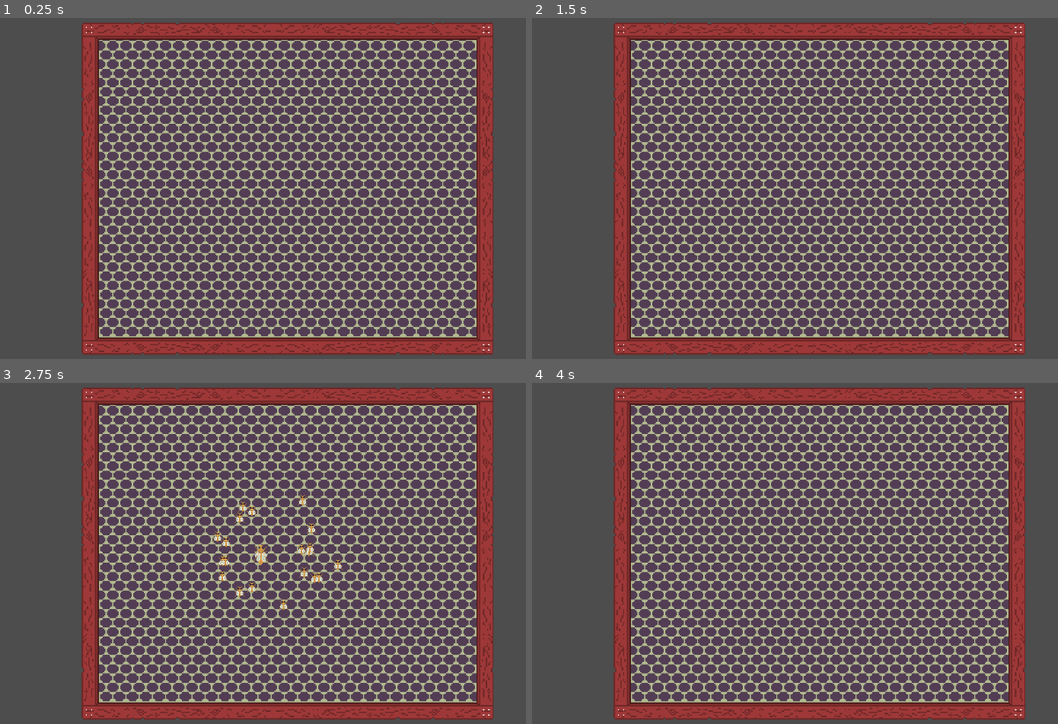
Above: before the commit, frames 1-4 (two rows, left to right).
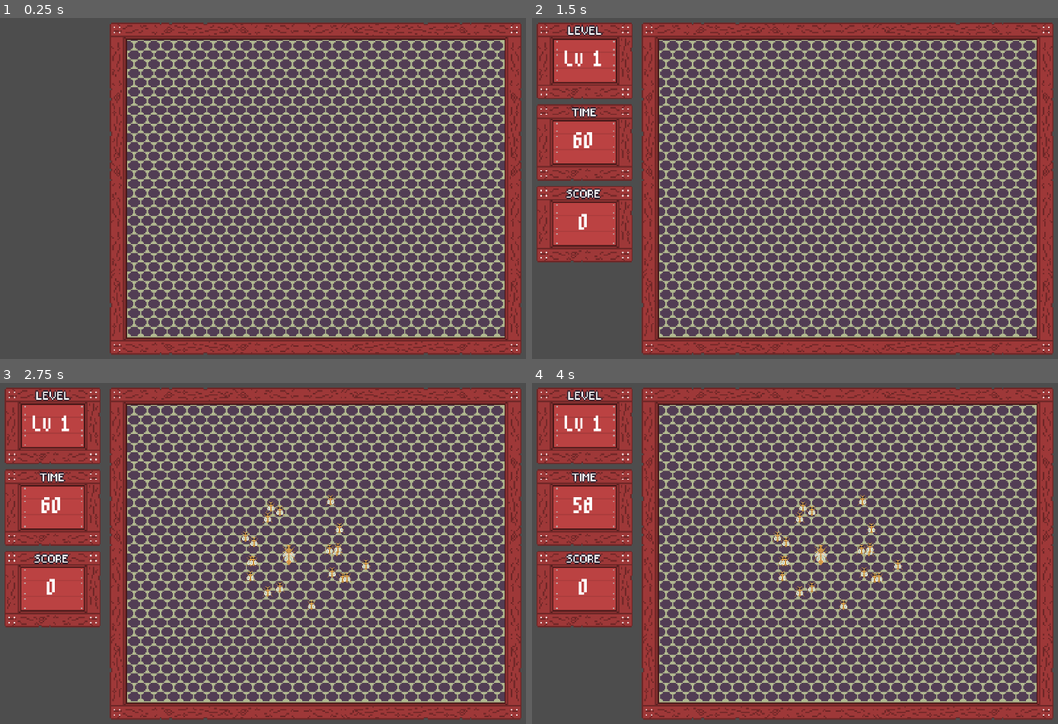
Above: after the commit, the same moments.

Repository: FherRodz/find-the-queen
Game: Godot game, scene res://main.tscn
The game is run twice, just before and just after one commit, with the same random seed, the same clock (stepped at 60 frames per second) and the same inputs.
Inputs (mouse positions are in pixels of both pictures, inside the frame that each line leads up to):
- Up to frame 1 (0.25 s): no input
- Up to frame 2 (1.5 s): tap Enter (new_game) at 0.5, 1.35 s; move the mouse to (958, 171) at 0.52 s; hold Enter (new_game) 0.53-1.28 s; hold Right (ui_right) from 0.53 s (still down); click (958, 171) at 0.67 s; tap Space at 1.25 s; move the mouse to (700, 205) at 1.27 s; click (700, 205) at 1.42 s
- Up to frame 3 (2.75 s): tap Enter (new_game) at 2 s; move the mouse to (352, 478) at 2.02 s; release Right (ui_right) at 2.03 s; hold Left (ui_left) from 2.03 s (still down); hold Enter (new_game) from 2.03 s (still down); click (352, 478) at 2.17 s
- Up to frame 4 (4 s): move the mouse to (795, 553) at 2.77 s; release Left (ui_left) at 2.78 s; release Enter (new_game) at 2.78 s; hold Right (ui_right) from 2.78 s (still down); tap Enter (new_game) at 2.85 s; click (795, 553) at 2.92 s; tap Space at 3.5 s; move the mouse to (1005, 604) at 3.52 s; hold Enter (new_game) from 3.53 s (still down); click (1005, 604) at 3.67 s

The runs differ from the first frame. In frame 1, 31% of the frame differs, in the area x 15-100%, y 1-99%; in frame 2, 40%; in frame 3, 41%, in the area x 0-100%, y 1-99%; in frame 4, 40%.

Commit message:
Added UI for game stats

Diff:
--- /dev/null
+++ b/game_stats_hud.gd
@@ -0,0 +1,23 @@
+extends Control
+
+@onready var score_box := $VBoxContainer/Score
+@onready var level_box := $VBoxContainer/Level
+@onready var time_box  := $VBoxContainer/Time
+
+# Called when the node enters the scene tree for the first time.
+func _ready() -> void:
+	pass # Replace with function body.
+
+
+# Called every frame. 'delta' is the elapsed time since the previous frame.
+func _process(delta: float) -> void:
+	pass
+
+func update_score(value: int):
+	score_box.set_value(str(value))
+
+func update_level(value: int):
+	level_box.set_value("Lv " + str(value))
+
+func update_time(seconds: int):
+	time_box.set_value(str(seconds))
--- /dev/null
+++ b/game_stats_hud.tscn
@@ -0,0 +1,32 @@
+[gd_scene format=3 uid="uid://dsoswcnynriun"]
+
+[ext_resource type="PackedScene" uid="uid://k3so20554l7" path="res://hud_info_box.tscn" id="1_chy22"]
+[ext_resource type="Script" uid="uid://qnf4wihgi2ae" path="res://game_stats_hud.gd" id="1_nvbob"]
+[ext_resource type="Texture2D" uid="uid://qlgpijdao1ad" path="res://assets/ui-level-box.png" id="2_nvbob"]
+[ext_resource type="Texture2D" uid="uid://c1bcryuk23qr4" path="res://assets/ui-time-box.png" id="3_5at2t"]
+[ext_resource type="Texture2D" uid="uid://ro5r8bf7buw7" path="res://assets/ui-score-box.png" id="4_dqivv"]
+
+[node name="GameStatsHUD" type="Control" unique_id=1495035985]
+custom_minimum_size = Vector2(73, 182)
+layout_direction = 2
+layout_mode = 3
+anchors_preset = 0
+script = ExtResource("1_nvbob")
+
+[node name="VBoxContainer" type="VBoxContainer" parent="." unique_id=1277275403]
+layout_mode = 0
+offset_right = 40.0
+offset_bottom = 40.0
+
+[node name="Level" parent="VBoxContainer" unique_id=897649058 instance=ExtResource("1_chy22")]
+layout_mode = 2
+box_texture = ExtResource("2_nvbob")
+initial_text = "1"
+
+[node name="Time" parent="VBoxContainer" unique_id=1618598388 instance=ExtResource("1_chy22")]
+layout_mode = 2
+box_texture = ExtResource("3_5at2t")
+
+[node name="Score" parent="VBoxContainer" unique_id=73224715 instance=ExtResource("1_chy22")]
+layout_mode = 2
+box_texture = ExtResource("4_dqivv")
--- /dev/null
+++ b/hud_info_box.gd
@@ -0,0 +1,14 @@
+extends Control
+
+@export var box_texture: Texture2D
+@export var initial_text: String = "000"
+
+@onready var background := $TextureRect
+@onready var label := $Label
+
+func _ready():
+	background.texture = box_texture
+	label.text = initial_text
+
+func set_value(value: String):
+	label.text = value
--- /dev/null
+++ b/hud_info_box.tscn
@@ -0,0 +1,35 @@
+[gd_scene format=3 uid="uid://k3so20554l7"]
+
+[ext_resource type="Script" uid="uid://dunel1jyfg6so" path="res://hud_info_box.gd" id="1_ukr3k"]
+[ext_resource type="FontFile" uid="uid://o6x5jg8xrdc0" path="res://assets/fonts/LowGothic_8x10_Regular.ttf" id="2_2p67x"]
+
+[node name="HUDInfoBox" type="Control" unique_id=897649058]
+custom_minimum_size = Vector2(73, 58)
+layout_mode = 3
+anchors_preset = 0
+offset_right = 73.0
+offset_bottom = 58.0
+script = ExtResource("1_ukr3k")
+
+[node name="TextureRect" type="TextureRect" parent="." unique_id=1512303763]
+layout_mode = 1
+anchors_preset = 15
+anchor_right = 1.0
+anchor_bottom = 1.0
+grow_horizontal = 2
+grow_vertical = 2
+mouse_filter = 2
+stretch_mode = 2
+
+[node name="Label" type="Label" parent="." unique_id=1524619228]
+layout_mode = 0
+offset_left = 22.0
+offset_top = 21.0
+offset_right = 50.0
+offset_bottom = 37.0
+grow_horizontal = 2
+grow_vertical = 2
+theme_override_fonts/font = ExtResource("2_2p67x")
+theme_override_font_sizes/font_size = 16
+horizontal_alignment = 1
+vertical_alignment = 1
--- a/main.gd
+++ b/main.gd
@@ -2,25 +2,29 @@
 @export var queen_bee_scene: PackedScene
 @export var drone_bee_scene: PackedScene
 @onready var game_state_manager = $GameStateManager
+@onready var game_stats_hud = $GameStatsHUD
 
 var State
 
+# Constants
 const DRONE_INNER_RADIUS: float = 50
 const DRONE_OUTER_RADIUS: float = 150
 const RING_SPAWN_WEIGHT = 0.6
 const MAX_RING_ATTEMPTS = 6
 const MIN_DISTANCE_FROM_QUEEN = DRONE_INNER_RADIUS
 const MAX_BOARD_ATTEMPTS = 8
-
-const base_score = 60
+const BASE_SCORE = 60
+
+# Stats
 var run_score = 0
-var level_score = base_score
+var level_score = BASE_SCORE
 var level = 1
 
 # Called when the node enters the scene tree for the first time.
 func _ready() -> void:
 	game_state_manager.state_changed.connect(_on_game_state_changed)
 	State = game_state_manager.State
+	game_state_manager.change_state(State.TITLE)
 
 func _on_game_state_changed(new_state):
 	match new_state:
@@ -43,20 +47,22 @@
 		game_state_manager.change_state(State.LEVEL_START)
 
 func _enter_title_state() -> void:
-	pass
+	game_stats_hud.hide()
+	game_stats_hud.update_level(1)
+	game_stats_hud.update_score(0)
+	game_stats_hud.update_time(BASE_SCORE)
 
 func _enter_get_ready_state() -> void:
 	level+=1
-	level_score = base_score
+	game_stats_hud.update_level(level)
+	level_score = BASE_SCORE
 	print("Get Ready!")
 
 
 func _enter_level_start_state() -> void:
 	print("called level start")
-	print("Level: ", level)
-	print("level score: ", level_score)
-	print("run score: ", run_score)
 	$StartGameTimer.start()
+	game_stats_hud.show()
 
 func _enter_game_over_state() -> void:
 	pass
@@ -66,6 +72,7 @@
 	for drone in get_tree().get_nodes_in_group("drones"):
 		drone.queue_free()
 	run_score += level_score
+	game_stats_hud.update_score(run_score)
 	game_state_manager.change_state(State.GET_READY)
 
 func _on_queen_caught():
@@ -170,6 +177,7 @@
 
 func _on_score_timer_timeout():
 	level_score-=1
+	game_stats_hud.update_time(level_score)
 
 # helper function to find a random spawn point for drone bees that is centered around the position of the queen bee
 func _random_point_around_queen(queen_position:Vector2, inner_radius:float, outer_radius:float) -> Vector2:
--- a/main.tscn
+++ b/main.tscn
@@ -5,6 +5,7 @@
 [ext_resource type="PackedScene" uid="uid://cc01wxjbfoirm" path="res://queen_bee.tscn" id="2_1bvp3"]
 [ext_resource type="Script" uid="uid://27ckvydgy30h" path="res://game_state_manager.gd" id="3_h2yge"]
 [ext_resource type="PackedScene" uid="uid://cisx3ng7tagtr" path="res://drone_bee.tscn" id="3_lquwl"]
+[ext_resource type="PackedScene" uid="uid://dsoswcnynriun" path="res://game_stats_hud.tscn" id="6_7mycd"]
 
 [node name="Main" type="Node" unique_id=1434602781]
 script = ExtResource("1_0xm2m")
@@ -12,7 +13,7 @@
 drone_bee_scene = ExtResource("3_lquwl")
 
 [node name="GameBoard" parent="." unique_id=433372966 instance=ExtResource("1_ig7tw")]
-position = Vector2(572, 325)
+position = Vector2(625.00006, 325)
 scale = Vector2(2.5, 2.5)
 
 [node name="ScoreTimer" type="Timer" parent="." unique_id=1410109033]
@@ -25,5 +26,12 @@
 [node name="GameStateManager" type="Node" parent="." unique_id=480692441]
 script = ExtResource("3_h2yge")
 
+[node name="GameStatsHUD" parent="." unique_id=1495035985 instance=ExtResource("6_7mycd")]
+offset_left = 35.999996
+offset_top = 9.999999
+offset_right = 109.0
+offset_bottom = 192.0
+scale = Vector2(2.5, 2.5)
+
 [connection signal="timeout" from="ScoreTimer" to="." method="_on_score_timer_timeout"]
 [connection signal="timeout" from="StartGameTimer" to="." method="_on_start_game_timer_timeout"]
Binary file added: assets/fonts/LowGothic_8x10_Regular.ttf
Not shown, added: assets/fonts/LowGothic_8x10_Regular.ttf.import
Binary file added: assets/ui-level-box.png
Not shown, added: assets/ui-level-box.png.import
Binary file added: assets/ui-score-box.png
Not shown, added: assets/ui-score-box.png.import
Binary file added: assets/ui-time-box.png
Not shown, added: assets/ui-time-box.png.import
Not shown, added: game_stats_hud.gd.uid
Not shown, added: hud_info_box.gd.uid
